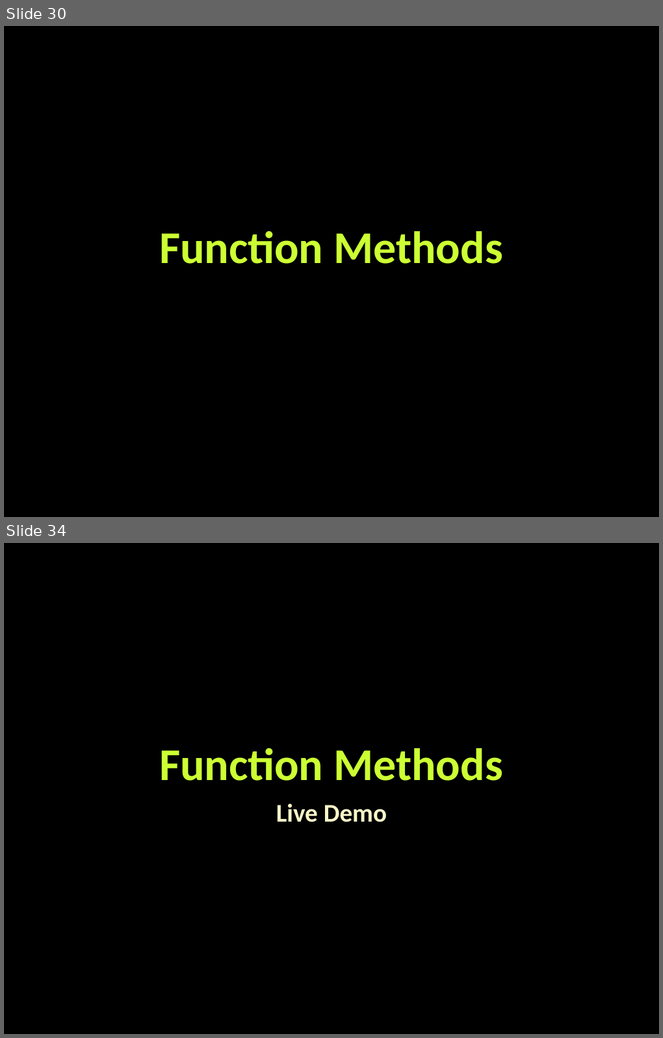
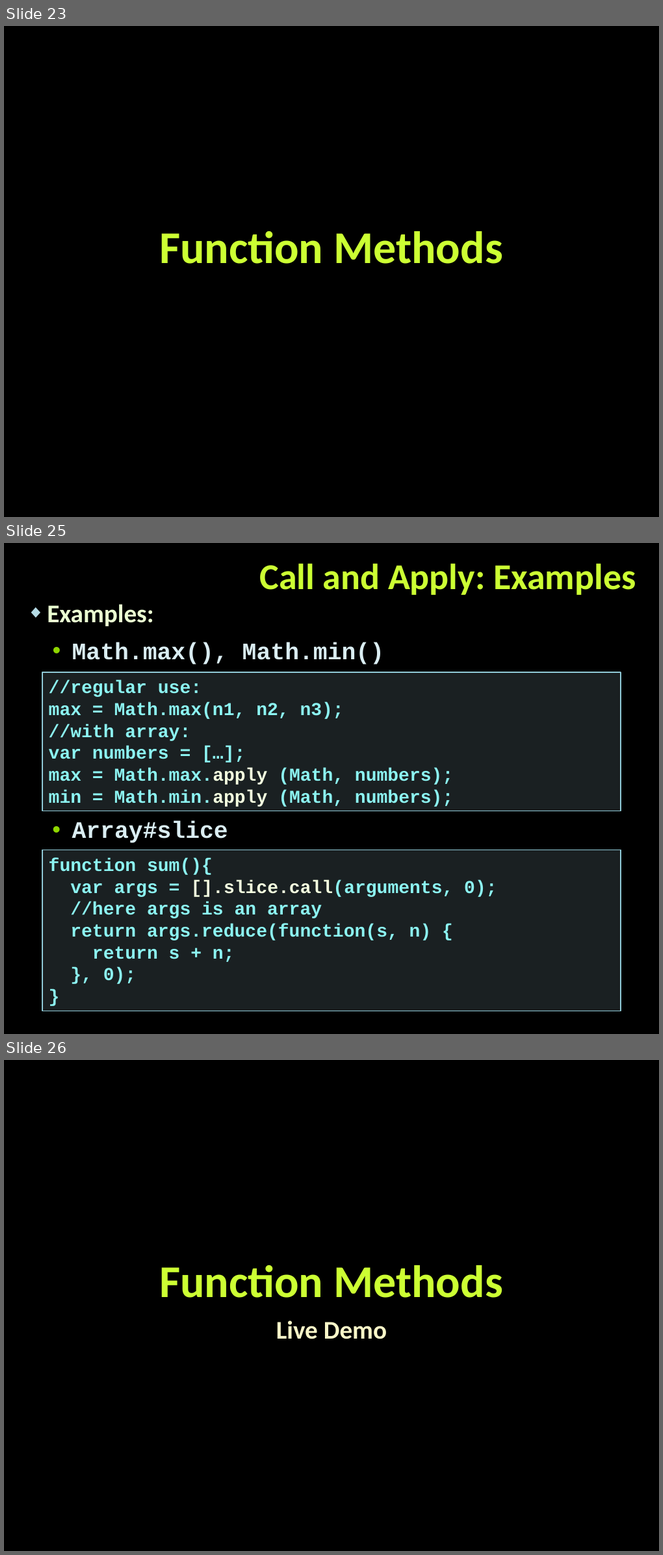
Before and after one commit to tddold/Telerik-Academy, a slide deck: Web Design &UI/4. JS OOP/Presentacions/Functions-and-function-expressions.pptx. Shown one above the other, each under a label of ours: slides 30 and 34 before the commit, slides 23, 25 and 26 after it; the slides between them are not shown. The pictures are 663x1038 and 663x1555 pixels, drawn with LibreOffice and Linux fonts; fonts in the diff are those of the drawing; background and template pictures are left out. Boxes give left, top, right and bottom in pixels: in the first picture for what was removed or moved away, otherwise in the second. Text is boxed around its words. In the diff, an @@ line names an element or a change of style, - is before the commit and + after.

```diff
--- a/Web Design &UI/4. JS OOP/Presentacions/Functions-and-function-expressions.pptx
+++ b/Web Design &UI/4. JS OOP/Presentacions/Functions-and-function-expressions.pptx
@@ slide 25 added at bbox=[4, 543, 659, 1034], background picture (left out) @@
@@ title added at bbox=[259, 563, 636, 595], 40 pt, text #CCFF33, bold @@
+Call and Apply: Examples
@@ text added at bbox=[47, 604, 384, 665], 26 pt, text #DAEDF2, bold @@
+◆ Examples:
+  • Math.max(), Math.min()
@@ rectangle added at bbox=[42, 672, 621, 811], fill #B5DBE5 at 15% opacity, outline #90CAD7 1 pt, 20 pt, text #8CF4F2, bold @@
+//regular use:
+max = Math.max(n1, n2, n3);
+//with array:
+var numbers = […];
+max = Math.max.apply (Math, numbers);
+min = Math.min.apply (Math, numbers);
@@ text added at bbox=[72, 822, 228, 843], 26 pt, text #DAEDF2, bold @@
+  • Array#slice
@@ rectangle added at bbox=[42, 850, 621, 1012], fill #B5DBE5 at 15% opacity, outline #90CAD7 1 pt, 20 pt, text #8CF4F2, bold @@
+function sum(){
+var args = [].slice.call(arguments, 0);
+//here args is an array
+return args.reduce(function(s, n) {
+return s + n;
+}, 0);
+}
@@ what was slide 30 is now slide 23 @@
@@ what was slide 34 is now slide 26 @@
```
Also in this commit, not shown: 14 slides changed, 2 other slides added, 36 slides removed, 16 other files.
